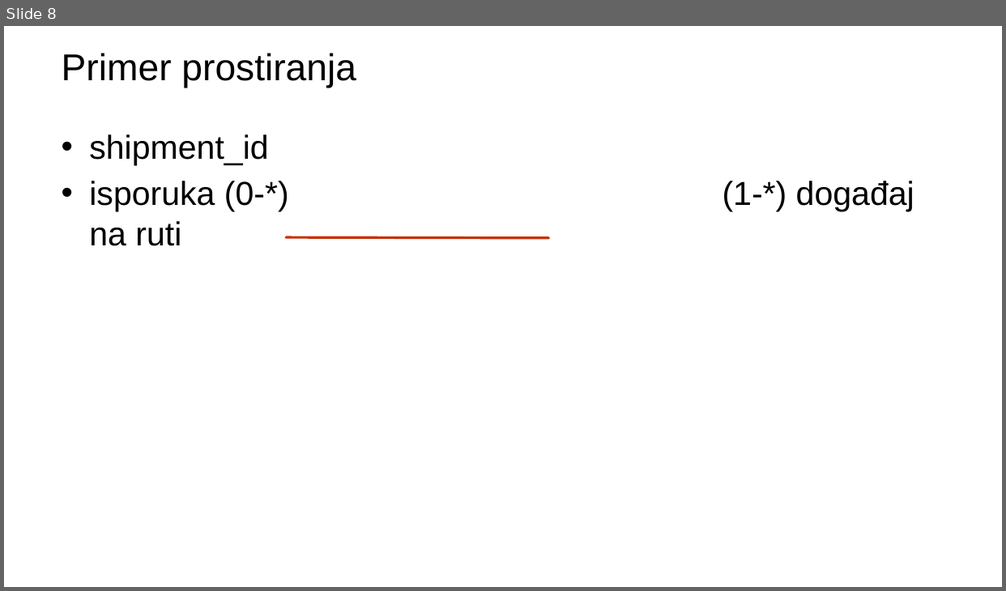
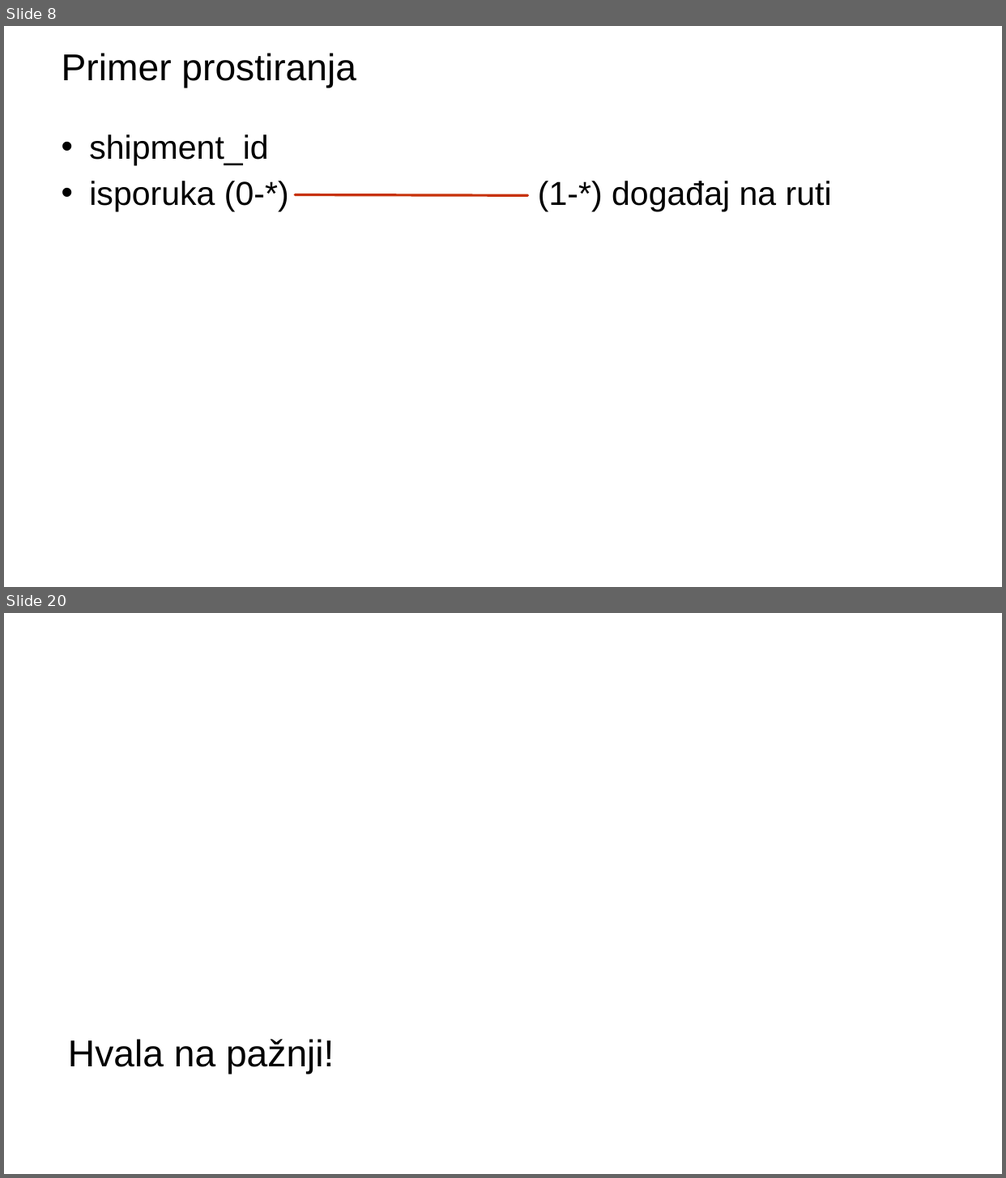
Before and after one commit to annaopi/sbp-projekat, a slide deck: Analiza pametne logistike globalnog uvoza (1).pptx. Shown one above the other, each under a label of ours: slide 8 before the commit, slides 8 and 20 after it; the slides between them are not shown. The pictures are 1006x591 and 1006x1178 pixels, drawn with LibreOffice and Linux fonts; fonts in the diff are those of the drawing; background and template pictures are left out. Boxes give left, top, right and bottom in pixels: in the first picture for what was removed or moved away, otherwise in the second. Text is boxed around its words. In the diff, an @@ line names an element or a change of style, - is before the commit and + after.

```diff
--- a/Analiza pametne logistike globalnog uvoza (1).pptx
+++ b/Analiza pametne logistike globalnog uvoza (1).pptx
@@ slide 20 added at bbox=[4, 613, 1002, 1174], background picture (left out) @@
@@ title added at bbox=[68, 1039, 334, 1075], 36 pt, text #000000 @@
+Hvala na pažnji!
@@ slide 8 changed as well @@
@@ text "shipment_id" rewrapped from bbox=[89, 135, 914, 212] to bbox=[89, 135, 832, 212] @@
@@ line moved from (286, 238) - (549, 238) to (296, 195) - (528, 196) @@
```
Also in this commit, not shown: 1 other slide changed, 10 other slides added.
